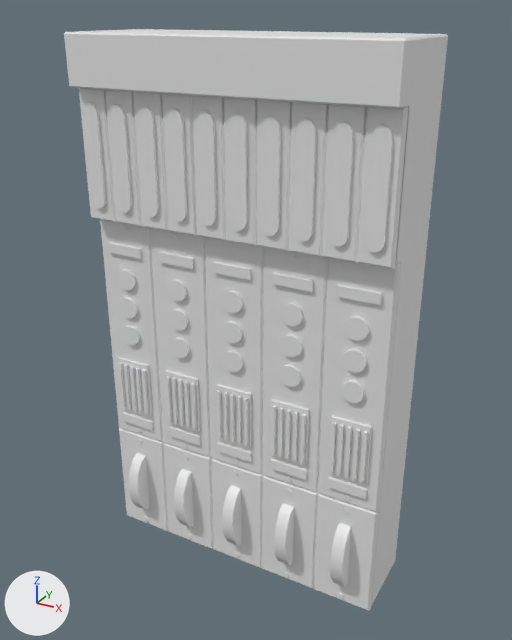
An edit to the FBX model Assets/Meshes/PROPS/SM_ControlPanel_02.fbx, drawn before and after from the same camera.
Both versions are drawn from a camera (50 mm lens) standing at (3.04, -3.96, 3.62) and looking at (1.03, -0.31, 1.79). Lighting does not change. The marker at lower left points along +X, +Y and +Z. Where no turn or scale is listed for an object, it has been applied to the vertices. Vertices at the same position are counted once.
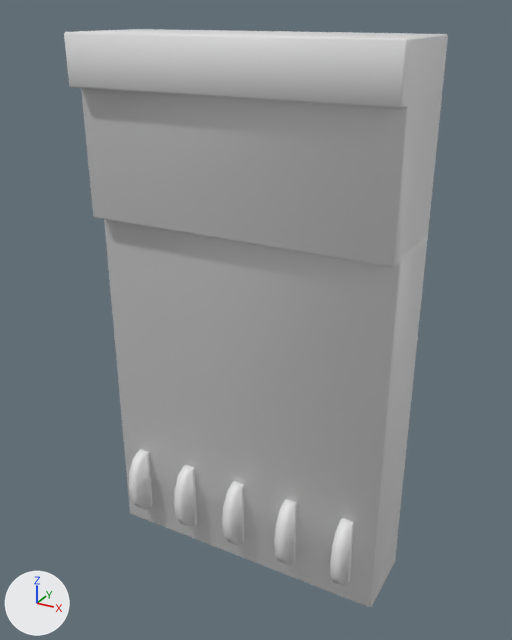
The newer file is also turned or shifted as a whole; pictures and numbers use the older file's frame.

Where the change shows, as pixel boxes (x1, y1, x2, y2) in the pictures (512 x 640 px):
'Box019', reshaped: before (64, 29, 448, 611); after (64, 29, 448, 607)
part 1 of me_mesh, added: after (104, 219, 428, 607)
part 2 of me_mesh, deleted: before (79, 88, 409, 599)
part 3 of me_mesh, cut back: before (100, 220, 428, 611); after (139, 449, 354, 583)

What the commit changed:
me_mesh is used by ob_box019; location (0.0, 0.0, 0.0).
me_mesh had 1858 vertices, 3364 faces and spanned x 0.0..2.0, y -0.7..0.0, z 0.0..3.5.
me_mesh now has 172 vertices, 294 faces and spans x 0.0..2.0, y -0.7..0.0, z -0.01..3.5.
me_mesh part 1: a new loose piece of 30 vertices spanning x 0.0..2.0, y -0.51..0.0, z -0.01..2.43.
me_mesh part 2: 64 loose pieces with 1670 vertices, spanning x 0.0..2.0, y -0.64..-0.49, z 0.0..3.2, are deleted.
Part 3, on me_mesh:
66 vertices are removed from x 0.0..2.0, y -0.54..0.0, z 0.0..2.4.
122 faces are deleted.
20 new vertices lie (0.0, 0.11, 0.0) away from vertices in x 0.16..1.84, y -0.53, z 0.16..0.64.
40 new faces join them.
me_mesh part 4: the surface is now shaded smooth.
